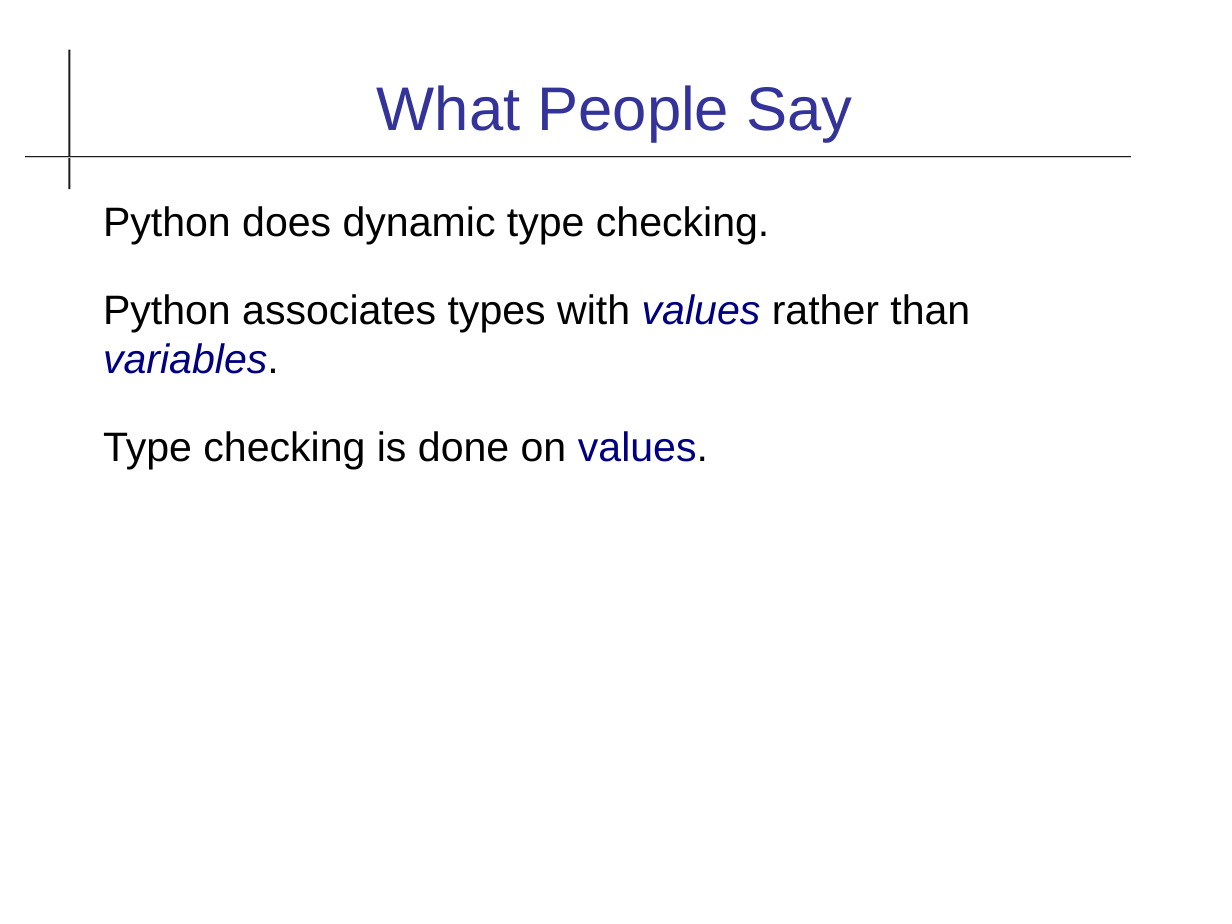
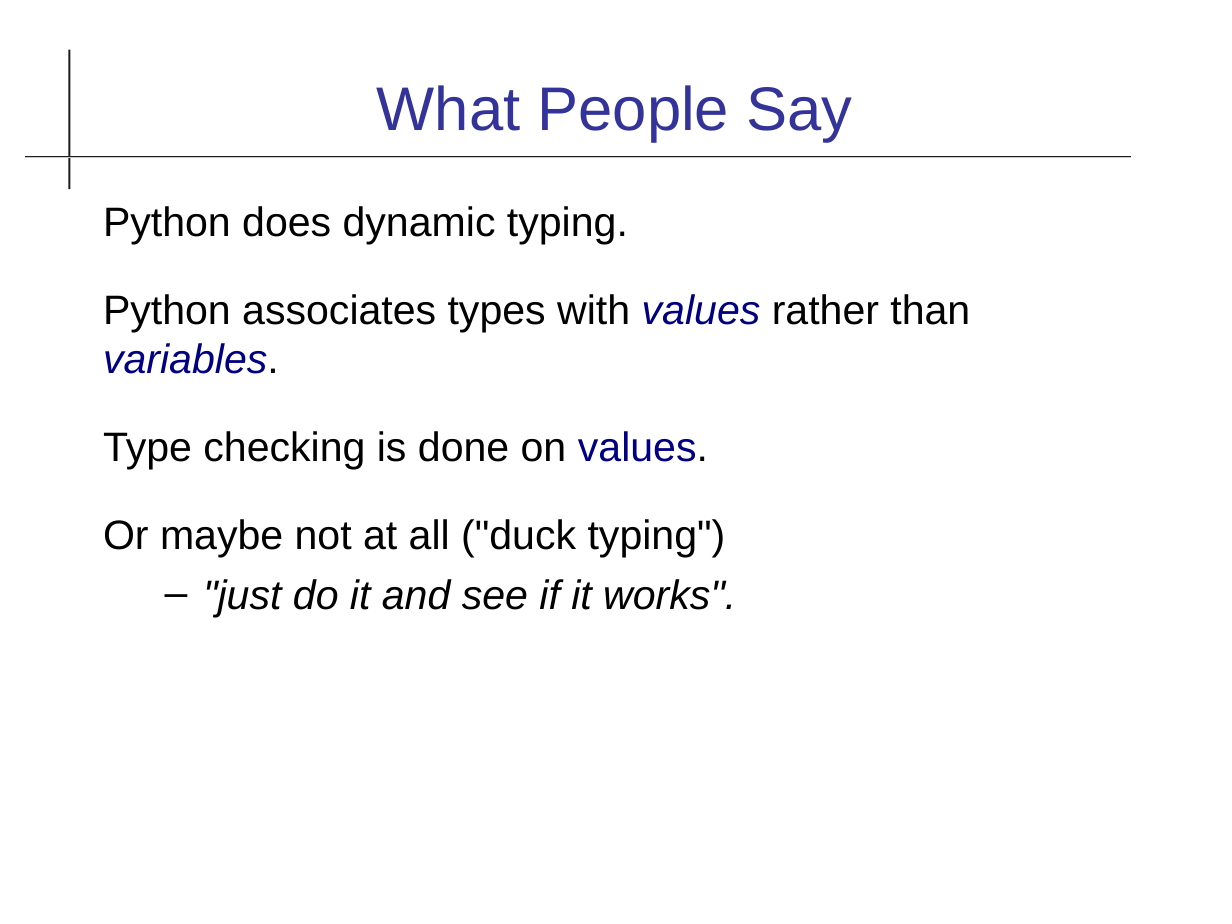
Before and after one commit to cpske/ISP, a slide deck: slide 9 of code-quality/Type-Checking.odp. Drawn at 1232x924 pixels with LibreOffice and Linux fonts; fonts in the diff are those of the drawing. Boxes give left, top, right and bottom in pixels: in the first picture for what was removed or moved away, otherwise in the second. Text is boxed around its words. In the diff, an @@ line names an element or a change of style, - is before the commit and + after.

Commit message:
update to week 10 schedule and type hints material

```diff
--- a/code-quality/Type-Checking.odp
+++ b/code-quality/Type-Checking.odp
@@ text at bbox=[103, 206, 628, 244]: text changed @@
-Python does dynamic type checking.
+Python does dynamic typing.
@@ text at bbox=[103, 519, 736, 617]: paragraphs added @@
+Or maybe not at all ("duck typing")
+  – "just do it and see if it works".
```
Also in this commit, not shown: 8 other slides changed, 1 slide added, 4 other files.
